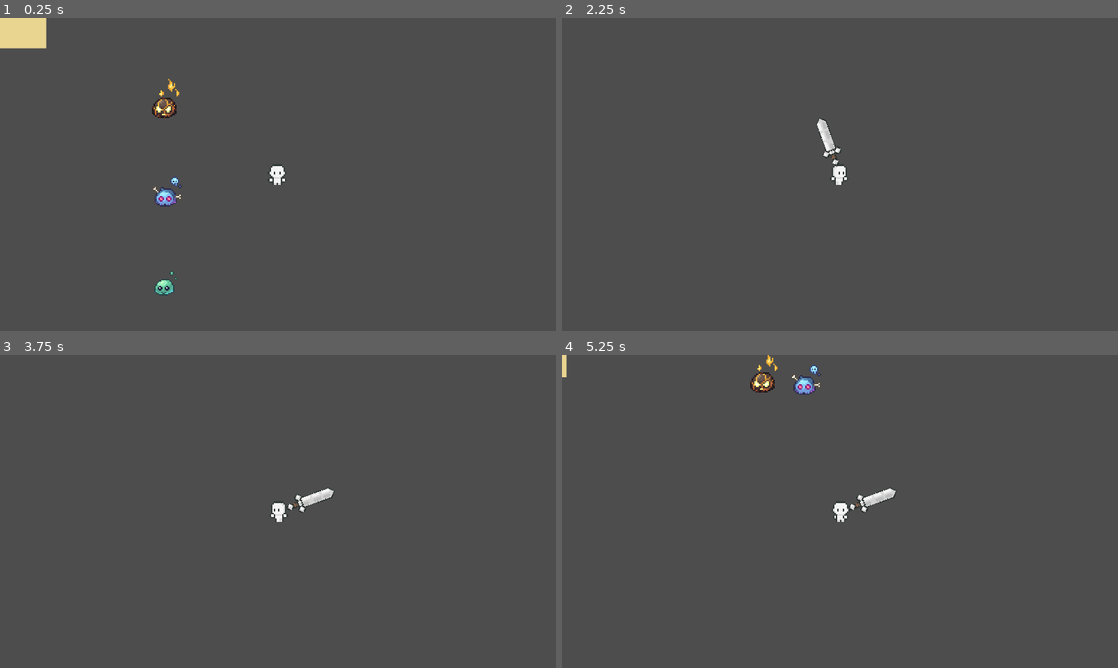
Above: before the commit, frames 1-4 (two rows, left to right).
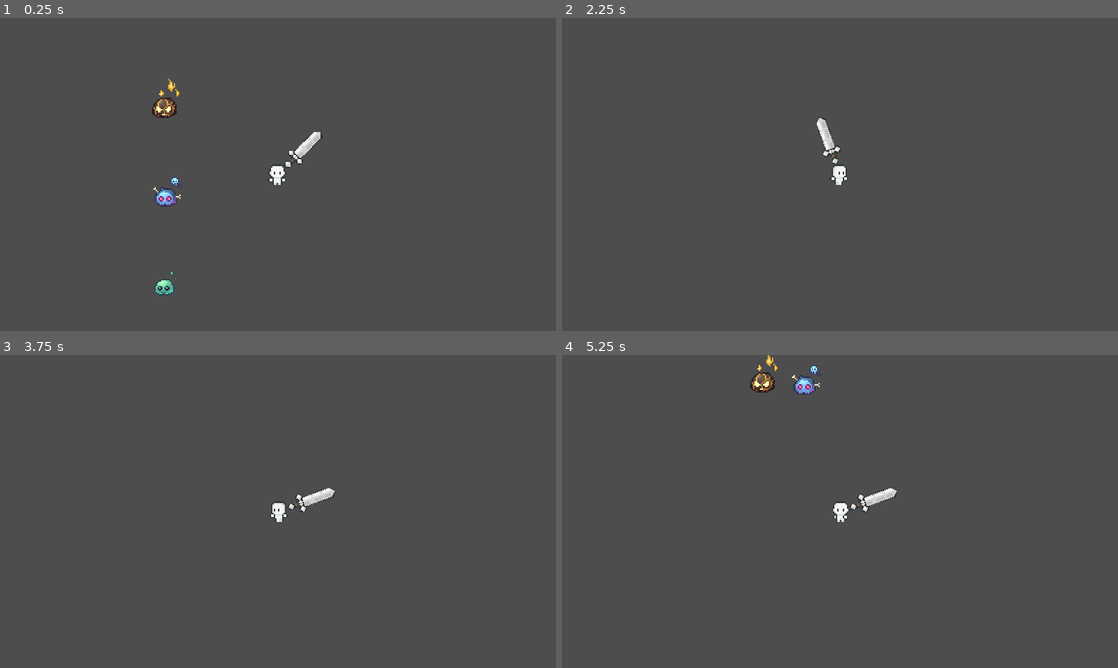
Above: after the commit, the same moments.

Repository: mintifish/game_repository
Game: Godot game, scene res://scenes/main.tscn
Same seed, same stepped clock (60 frames per second), same inputs: the game is played once before the commit and once after it.
Inputs (mouse positions are in pixels of both pictures, inside the frame that each line leads up to):
- Up to frame 1 (0.25 s): no input
- Up to frame 2 (2.25 s): move the mouse to (962, 158) at 0.52 s; hold D (move_right) 0.53-1.28 s; click (962, 158) at 0.6 s; move the mouse to (728, 190) at 1.27 s; hold S (move_down) 1.28-2.03 s; tap Shift (walk) at 1.35 s; move the mouse to (895, 105) at 2.02 s; hold D (move_right) from 2.03 s (still down); click (895, 105) at 2.1 s
- Up to frame 3 (3.75 s): move the mouse to (250, 574) at 2.77 s; release D (move_right) at 2.78 s; hold W (move_up) 2.78-3.53 s; tap Shift (walk) at 2.85 s; move the mouse to (444, 558) at 3.52 s; hold A (move_left) from 3.53 s (still down); click (444, 558) at 3.6 s
- Up to frame 4 (5.25 s): move the mouse to (673, 464) at 4.27 s; tap Shift (walk) at 4.35 s; move the mouse to (867, 511) at 5.02 s; release A (move_left) at 5.03 s; hold S (move_down) from 5.03 s (still down); click (867, 511) at 5.1 s

The runs differ from the first frame. In frame 1, 1.1% of the frame differs, in the area x 0-58%, y 0-48%; in frame 2, 0.1%; in frame 3, 0.1%; in frame 4, 0.2%.

Commit message:
sword resource collisions

Diff:
--- a/resources/wepon_resources/iron_sword.tres
+++ b/resources/wepon_resources/iron_sword.tres
@@ -1,9 +1,13 @@
-[gd_resource type="Resource" script_class="WeponResource" load_steps=3 format=3 uid="uid://bk81lp60snu4y"]
+[gd_resource type="Resource" script_class="WeaponResource" load_steps=4 format=3 uid="uid://bk81lp60snu4y"]
 
 [ext_resource type="Script" path="res://resources/wepon_resources/weapon_resource.gd" id="1_llhcp"]
-[ext_resource type="Texture2D" uid="uid://c71g055xt50yc" path="res://art/player/sword/IronSword.png" id="2_y3y1p"]
+[ext_resource type="Texture2D" uid="uid://ciofr821b1kyr" path="res://art/player/sword/IronSword.png" id="2_y3y1p"]
+
+[sub_resource type="ConvexPolygonShape2D" id="ConvexPolygonShape2D_mt7i8"]
+points = PackedVector2Array(10, -3, 14, -3, 14, -5, 17, -8, 20, -5, 20, -4, 39, -4, 43, 0, 39, 4, 20, 4, 20, 5, 17, 8, 14, 5, 14, 3, 10, 3, 6, 0)
 
 [resource]
 script = ExtResource("1_llhcp")
 texture = ExtResource("2_y3y1p")
 damage = 20.0
+collision_shape = SubResource("ConvexPolygonShape2D_mt7i8")
--- a/resources/wepon_resources/weapon_resource.gd
+++ b/resources/wepon_resources/weapon_resource.gd
@@ -3,3 +3,4 @@
 
 @export var texture: Texture
 @export var damage: float = 20
+@export var collision_shape: Shape2D
--- a/scenes/main.tscn
+++ b/scenes/main.tscn
@@ -1,66 +1,12 @@
-[gd_scene load_steps=9 format=3 uid="uid://enlgjks5pxns"]
+[gd_scene load_steps=6 format=3 uid="uid://enlgjks5pxns"]
 
 [ext_resource type="PackedScene" uid="uid://di4b3fet5cvsw" path="res://scenes/player.tscn" id="1_f0o3s"]
 [ext_resource type="PackedScene" uid="uid://b0dtuihybjlcv" path="res://scenes/base_enemy.tscn" id="2_ndrow"]
 [ext_resource type="Resource" uid="uid://ekyij364bri6" path="res://resources/enemy_resources/lava_blob.tres" id="3_wv1wm"]
 [ext_resource type="Resource" uid="uid://wxkuaklkrp6l" path="res://resources/enemy_resources/blue_blob.tres" id="4_nv0xq"]
-[ext_resource type="Texture2D" uid="uid://jyetkikeyip" path="res://art/Tileset/Sand/Sand1.png" id="5_v0udb"]
 
 [sub_resource type="RectangleShape2D" id="RectangleShape2D_5shdy"]
 size = Vector2(20, 96)
-
-[sub_resource type="TileSetAtlasSource" id="TileSetAtlasSource_8i74u"]
-texture = ExtResource("5_v0udb")
-0:0/0 = 0
-1:0/0 = 0
-2:0/0 = 0
-3:0/0 = 0
-4:0/0 = 0
-5:0/0 = 0
-6:0/0 = 0
-7:0/0 = 0
-8:0/0 = 0
-9:0/0 = 0
-10:0/0 = 0
-0:1/0 = 0
-1:1/0 = 0
-2:1/0 = 0
-3:1/0 = 0
-4:1/0 = 0
-5:1/0 = 0
-6:1/0 = 0
-7:1/0 = 0
-8:1/0 = 0
-9:1/0 = 0
-10:1/0 = 0
-0:2/0 = 0
-1:2/0 = 0
-2:2/0 = 0
-3:2/0 = 0
-4:2/0 = 0
-5:2/0 = 0
-6:2/0 = 0
-7:2/0 = 0
-8:2/0 = 0
-9:2/0 = 0
-10:2/0 = 0
-0:3/0 = 0
-1:3/0 = 0
-2:3/0 = 0
-3:3/0 = 0
-4:3/0 = 0
-5:3/0 = 0
-6:3/0 = 0
-7:3/0 = 0
-8:3/0 = 0
-4:4/0 = 0
-5:4/0 = 0
-6:4/0 = 0
-7:4/0 = 0
-8:4/0 = 0
-
-[sub_resource type="TileSet" id="TileSet_6nyxk"]
-sources/0 = SubResource("TileSetAtlasSource_8i74u")
 
 [node name="main" type="Node2D"]
 
@@ -83,8 +29,3 @@
 [node name="CollisionShape2D" type="CollisionShape2D" parent="Area2D"]
 position = Vector2(272, 135)
 shape = SubResource("RectangleShape2D_5shdy")
-
-[node name="TileMap" type="TileMap" parent="."]
-tile_set = SubResource("TileSet_6nyxk")
-format = 2
-layer_0/tile_data = PackedInt32Array(196609, 65536, 1, 196608, 65536, 1, 196607, 65536, 1, 196606, 65536, 1, 196605, 65536, 1, 196604, 65536, 1, 131068, 65536, 1, 65533, 65536, 1, 65534, 65536, 1, 65535, 65536, 1, 0, 65536, 1, 1, 65536, 1, 2, 65536, 1, 3, 65536, 1, 65539, 65536, 1, 65540, 65536, 1, 65538, 65536, 1, 65537, 65536, 1, 65536, 65536, 1, 131071, 65536, 1, 131070, 65536, 1, 131069, 65536, 1, 131074, 65536, 1, 131073, 65536, 1, 196610, 65536, 1, 131075, 65536, 1, 131076, 65536, 1, 131072, 65536, 1)
--- a/scenes/player.tscn
+++ b/scenes/player.tscn
@@ -534,6 +534,8 @@
 "speed": 5.0
 }]
 
+[sub_resource type="ConvexPolygonShape2D" id="ConvexPolygonShape2D_0f0xk"]
+
 [node name="player" type="CharacterBody2D" groups=["Player"]]
 position = Vector2(0, -5)
 script = ExtResource("1_ryxk6")
@@ -554,15 +556,14 @@
 animation = &"back_idle"
 
 [node name="weapon" type="Sprite2D" parent="."]
-visible = false
-rotation = 0.785398
 texture = ExtResource("8_30x47")
-offset = Vector2(17, -17)
+offset = Vector2(17.5, -17.5)
 
 [node name="WeaponArea2D" type="Area2D" parent="weapon"]
 
-[node name="WeaponCollision2D" type="CollisionPolygon2D" parent="weapon/WeaponArea2D"]
-polygon = PackedVector2Array(29.6985, -29.6985, 29.6985, -24.0416, 15.5563, -9.8995, 16.2635, -9.19239, 16.2635, -6.36396, 13.435, -6.36396, 12.0208, -7.77818, 8.48528, -5.65685, 8.48528, -4.24264, 4.24264, -4.24264, 4.24264, -8.48528, 5.65685, -8.48528, 7.77818, -12.0208, 6.36396, -13.435, 6.36396, -16.2635, 9.19239, -16.2635, 9.8995, -15.5564, 24.0416, -29.6985)
+[node name="CollisionShape2D" type="CollisionShape2D" parent="weapon/WeaponArea2D"]
+rotation = -0.785398
+shape = SubResource("ConvexPolygonShape2D_0f0xk")
 
 [node name="Camera2D" type="Camera2D" parent="."]
 zoom = Vector2(5, 5)
--- a/scripts/player.gd
+++ b/scripts/player.gd
@@ -3,14 +3,15 @@
 
 @onready var animations = $animations
 @onready var state_machine = $state_machine
-@onready var tool_hitbox = $ToolHitbox
 
 var player_direction: Vector2
 var player_last_direction: Vector2
 var player_last_velocity: Vector2
 
 @export var weapon_stats: WeaponResource
+
 @onready var weapon_texture = $weapon
+@onready var weapon_collision_shape = $weapon/WeaponArea2D/CollisionShape2D
 var weapon_damage_deal: float
 
 func _ready() -> void:
@@ -18,6 +19,7 @@
 
 	weapon_damage_deal = weapon_stats.damage
 	weapon_texture.texture = weapon_stats.texture
+	weapon_collision_shape.shape = weapon_stats.collision_shape
 
 	state_machine.init(self)
 
--- a/scripts/player_states/attack.gd
+++ b/scripts/player_states/attack.gd
@@ -17,7 +17,7 @@
 			step_degrees = swing_speed
 			print("Right")
 		else:  # Left
-			start_degrees = -105
+			start_degrees = -75
 			end_degrees = -195
 			step_degrees = -swing_speed
 			print("Left")
Not shown: 1 places in scenes/player.tscn that only renumber resources
